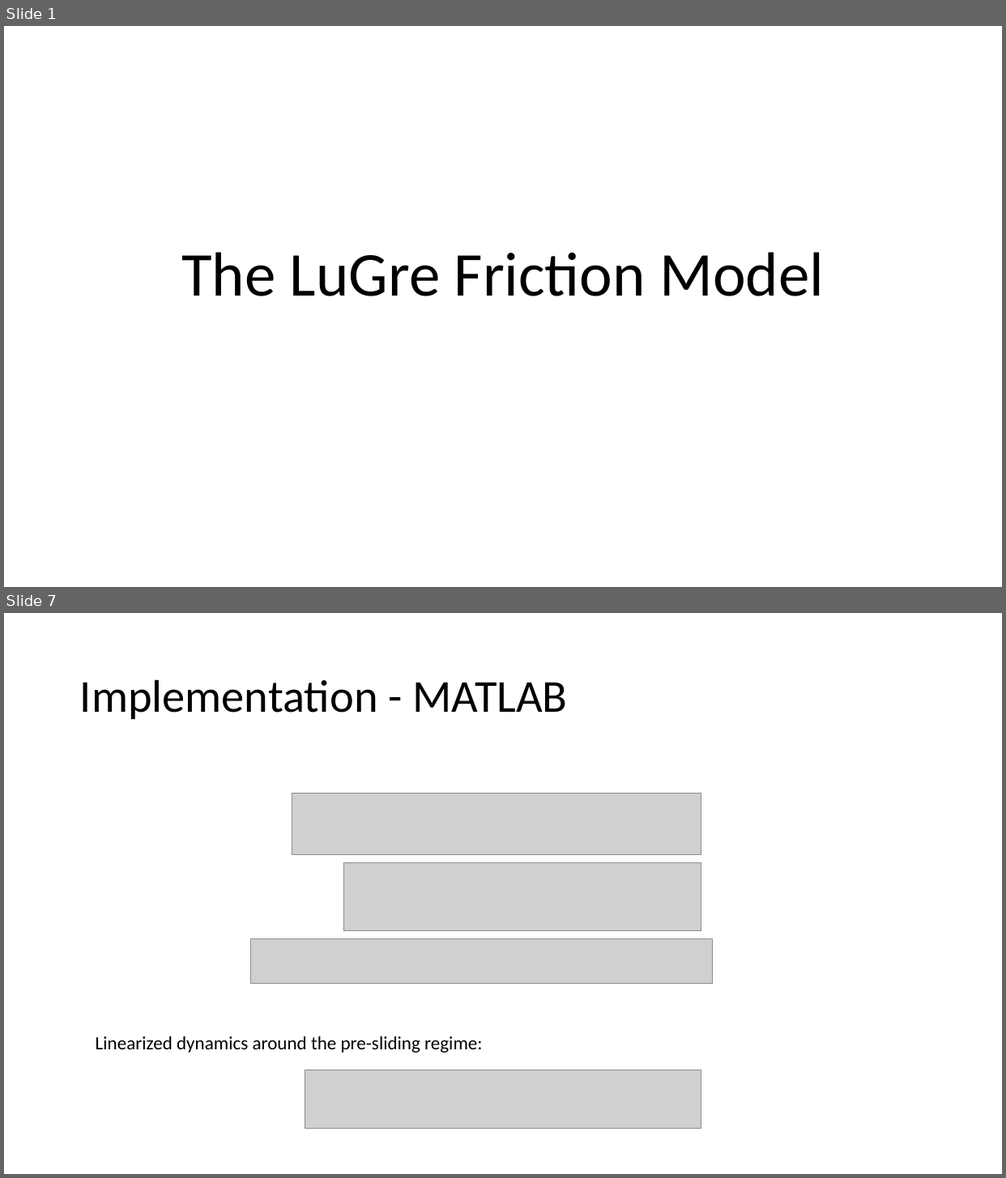
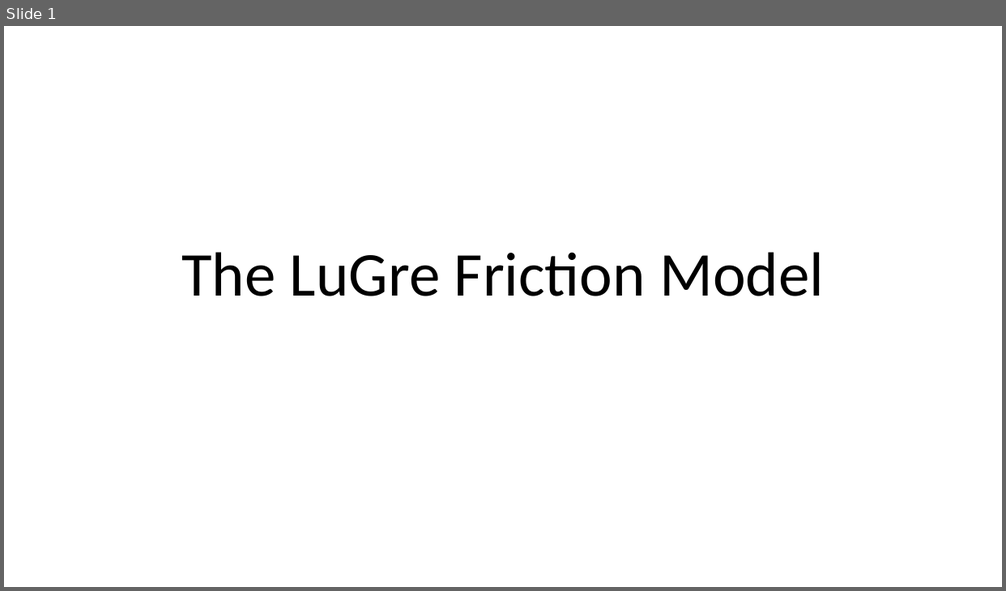
Before and after one commit to auralius/LuGre, a slide deck: The LuGre Friction Model.pptx. Shown one above the other, each under a label of ours: slides 1 and 7 before the commit, slide 1 after it; the slides between them are not shown. The pictures are 1006x1178 and 1006x591 pixels, drawn with LibreOffice and Linux fonts; fonts in the diff are those of the drawing; grey boxes stand for pictures. Boxes give left, top, right and bottom in pixels: in the first picture for what was removed or moved away, otherwise in the second. Text is boxed around its words. In the diff, an @@ line names an element or a change of style, - is before the commit and + after.

```diff
--- a/The LuGre Friction Model.pptx
+++ b/The LuGre Friction Model.pptx
@@ slide 7 removed at [4, 613, 1002, 1174], background #FFFFFF @@
@@ title removed at [80, 679, 567, 719] @@
-Implementation - MATLAB
@@ picture removed at [292, 794, 701, 855] @@
@@ picture removed at [344, 863, 701, 931] @@
@@ picture removed at [251, 939, 712, 983] @@
@@ text removed at [96, 1037, 482, 1053] @@
-Linearized dynamics around the pre-sliding regime:
@@ picture removed at [305, 1071, 701, 1129] @@
```
Also in this commit, not shown: 4 slides changed, 7 slides added, 1 other slide removed.
